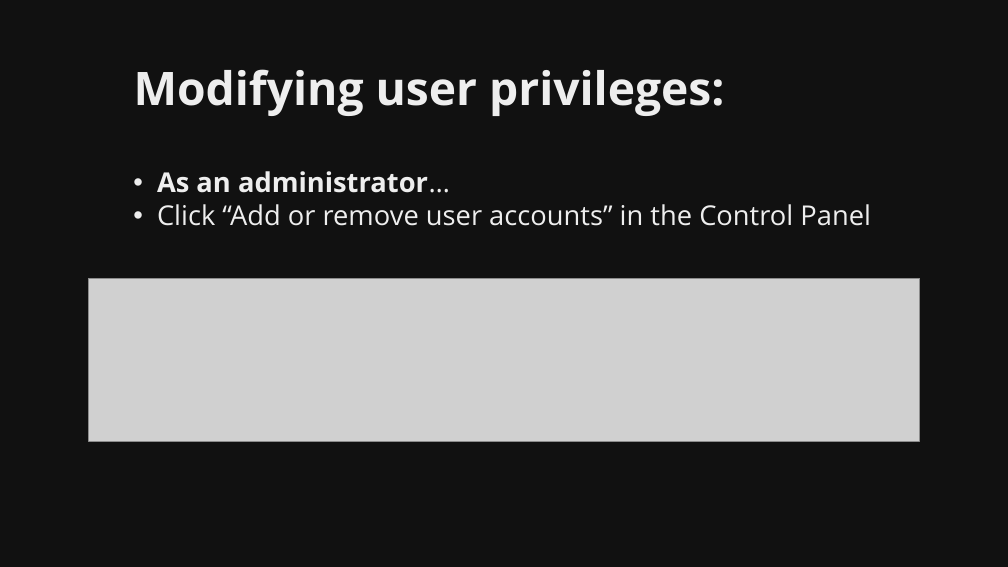
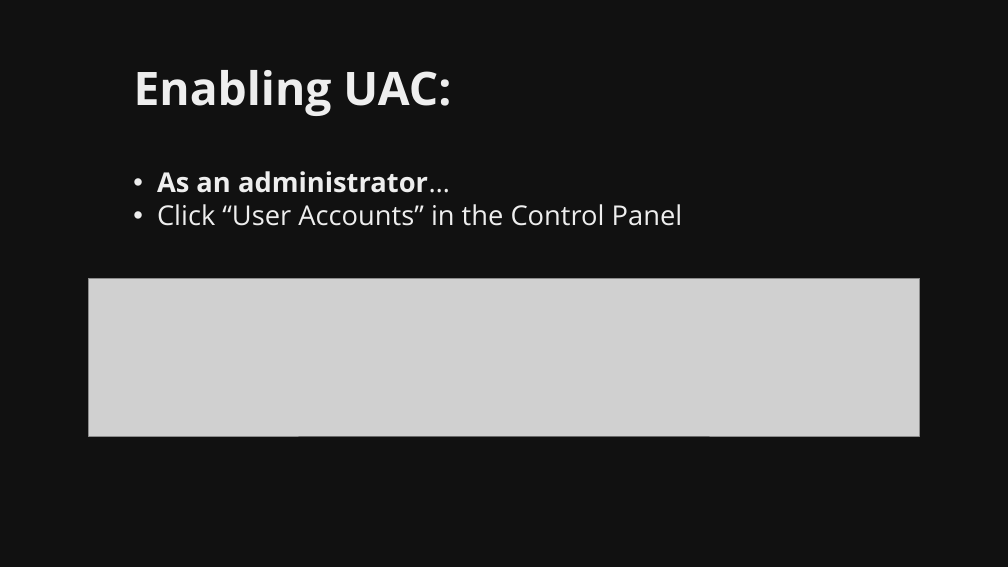
Before and after one commit to martymcflywa/ecu, a slide deck: slide 65 of year_1/sem_2/CSI1101_computer_security/0b_assignment_2_[22MAY15_0900]/dev/CSI1101_PONCE_A2_v01.pptx (slide 64 before the commit). Drawn at 1008x567 pixels with LibreOffice and Linux fonts; fonts in the diff are those of the drawing; grey boxes stand for pictures. Boxes give left, top, right and bottom in pixels: in the first picture for what was removed or moved away, otherwise in the second. Text is boxed around its words. In the diff, an @@ line names an element or a change of style, - is before the commit and + after.

```diff
--- a/year_1/sem_2/CSI1101_computer_security/0b_assignment_2_[22MAY15_0900]/dev/CSI1101_PONCE_A2_v01.pptx
+++ b/year_1/sem_2/CSI1101_computer_security/0b_assignment_2_[22MAY15_0900]/dev/CSI1101_PONCE_A2_v01.pptx
@@ title at <box>134,70,451,116</box>: text changed @@
-Modifying user privileges:
+Enabling UAC:
@@ text at <box>157,204,683,226</box>: text changed @@
-• Click “Add or remove user accounts” in the Control Panel
+• Click “User Accounts” in the Control Panel
@@ picture: place and size @@
-picture at <box>88,278,920,442</box>
+picture at <box>88,278,920,436</box>
```
Also in this commit, not shown: 8 other slides changed, 10 slides added, 5 other files.
